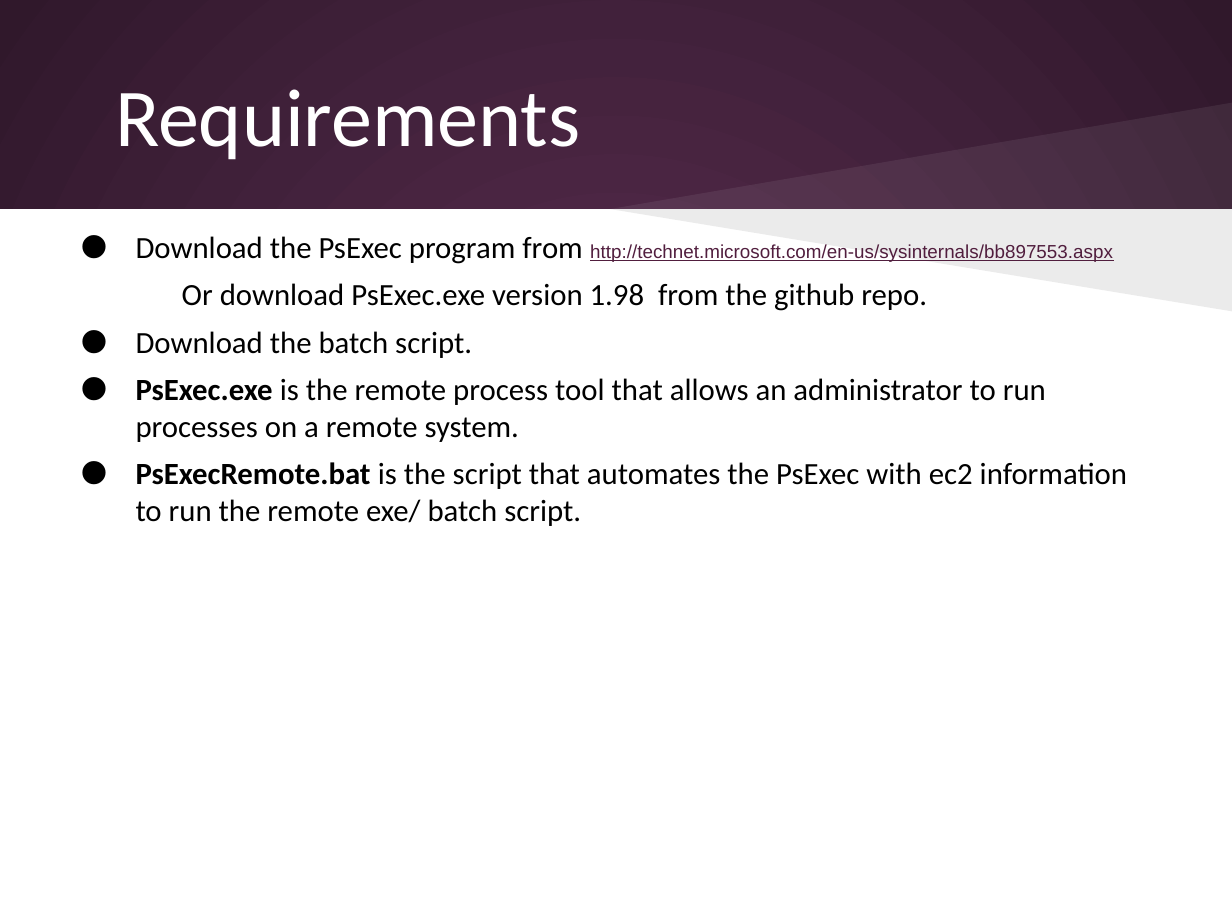
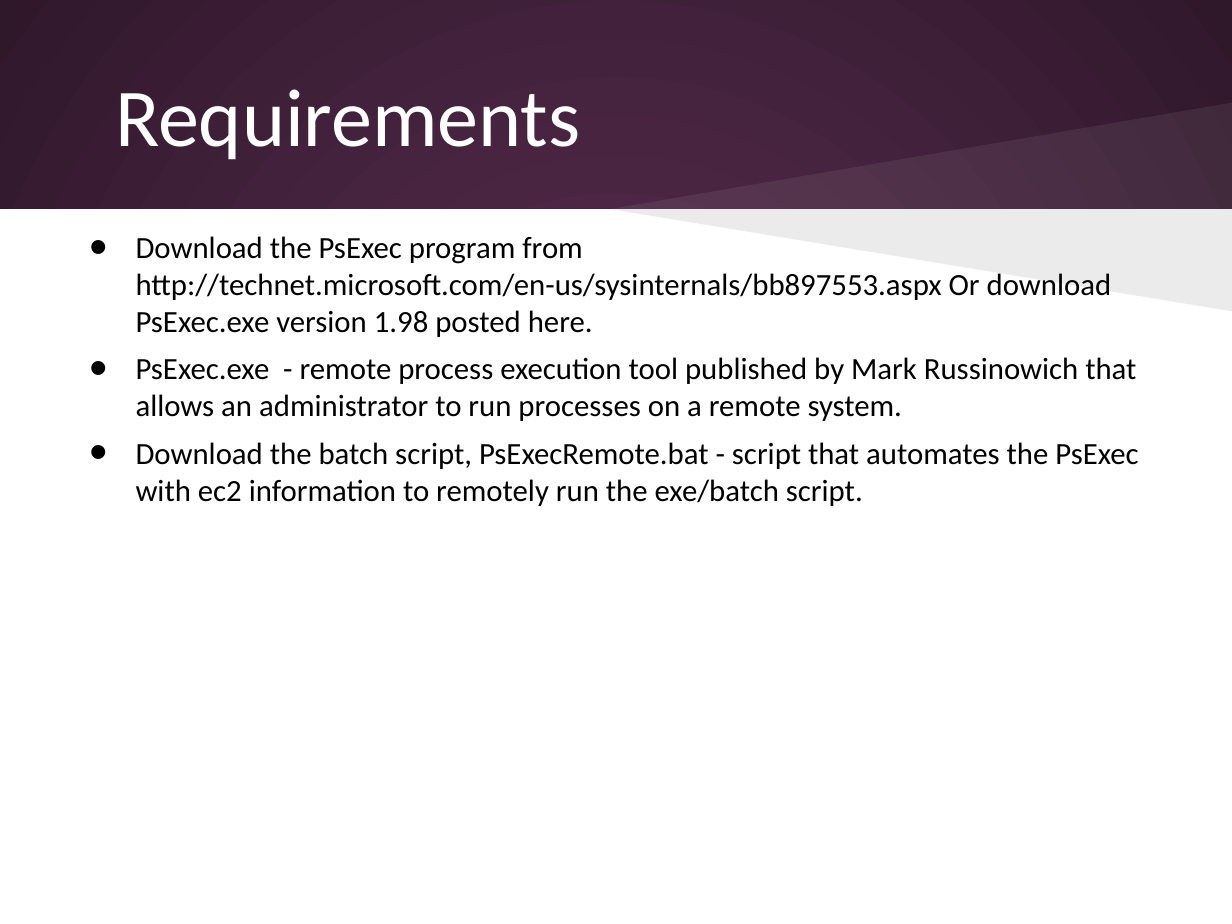
Before and after one commit to vijayphilip/PsExecRemoteWinEC2, a slide deck: slide 3 of PsExecRemote.pptx. Drawn at 1232x924 pixels with LibreOffice and Linux fonts; fonts in the diff are those of the drawing. Boxes give left, top, right and bottom in pixels: in the first picture for what was removed or moved away, otherwise in the second. Text is boxed around its words. In the diff, an @@ line names an element or a change of style, - is before the commit and + after.

```diff
--- a/PsExecRemote.pptx
+++ b/PsExecRemote.pptx
@@ text at bbox=[136, 236, 1138, 506]: text changed @@
-• Download the PsExec program from http://technet.microsoft.com/en-us/sysinternals/bb897553.aspx
-Or download PsExec.exe version 1.98 from the github repo.
-• Download the batch script.
-• PsExec.exe is the remote process tool that allows an administrator to run processes on a remote system.
-• PsExecRemote.bat is the script that automates the PsExec with ec2 information to run the remote exe/ batch script.
+• Download the PsExec program from http://technet.microsoft.com/en-us/sysinternals/bb897553.aspx Or download PsExec.exe version 1.98 posted here.
+• PsExec.exe - remote process execution tool published by Mark Russinowich that allows an administrator to run processes on a remote system.
+• Download the batch script, PsExecRemote.bat - script that automates the PsExec with ec2 information to remotely run the exe/batch script.
```
Also in this commit, not shown: 1 other slide changed, 1 other file.
